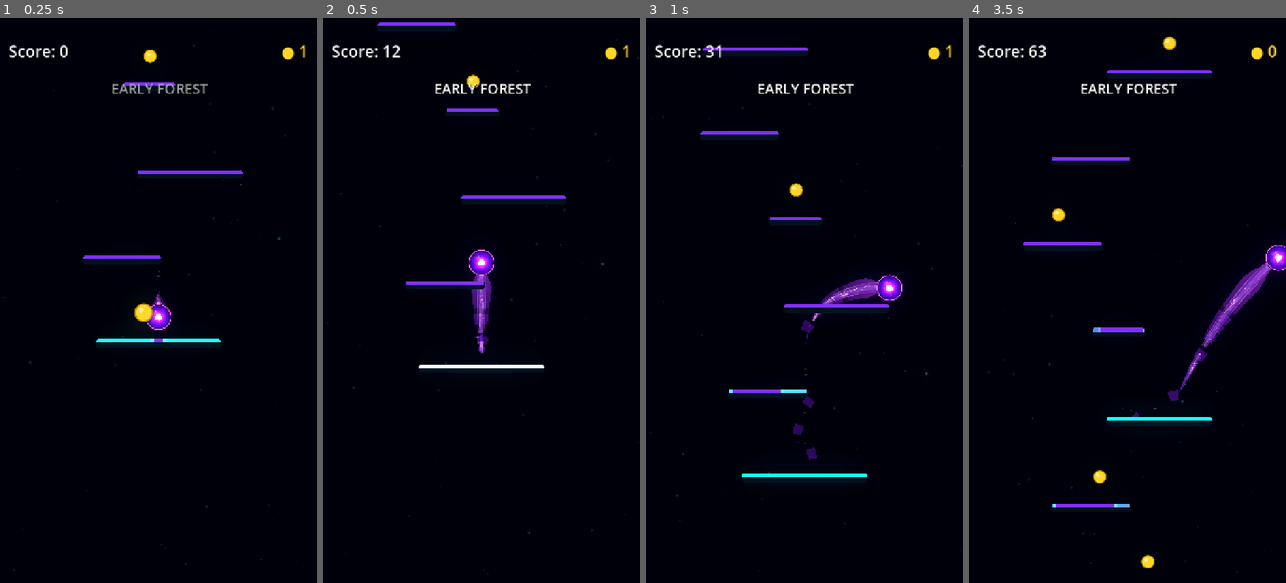
Above: before the commit, frames 1-4 (left to right).
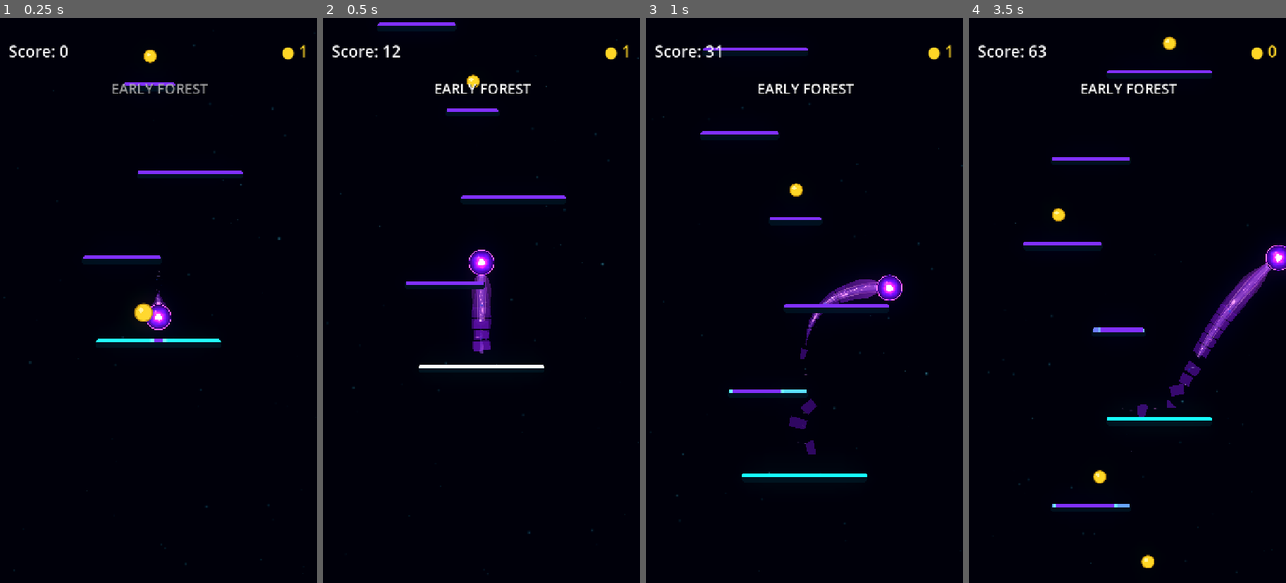
Above: after the commit, the same moments.

Repository: Kryodo/TowerJump
Game: Godot game, scene res://scenes/main.tscn
Same seed, same stepped clock (60 frames per second), same inputs: the game is played once before the commit and once after it.
Inputs (mouse positions are in pixels of both pictures, inside the frame that each line leads up to):
- Up to frame 1 (0.25 s): no input
- Up to frame 2 (0.5 s): no input
- Up to frame 3 (1 s): move the mouse to (874, 272) at 0.52 s; hold Right (ui_right) from 0.53 s (still down); click (874, 272) at 0.67 s
- Up to frame 4 (3.5 s): release Right (ui_right) at 1.25 s; drag from (1064, 328) to (1117, 193) at 1.27 s; click "Nochmal spielen" at 2 s; move the mouse to (1159, 176) at 2.77 s; hold Right (ui_right) from 2.78 s (still down)

Frame 1 is identical in both runs. In frame 2, 0.5% of the frame differs, in the area x 46-54%, y 45-60%; in frame 3, 0.4%; in frame 4, 0.8%, in the area x 51-96%, y 43-71%.

Commit message:
Split comet trail layers across persistent detachment gaps

Diff:
--- a/scenes/ball_trail_energy.gdshader
+++ b/scenes/ball_trail_energy.gdshader
@@ -4,27 +4,8 @@
 uniform float energy_strength : hint_range(0.0, 3.0) = 1.35;
 uniform float filament_strength : hint_range(0.0, 4.0) = 1.7;
 uniform int palette_mode = 0;
-uniform float shedding_amount = 1.0;
-uniform vec2 shed_gap_0 = vec2(-1.0, -1.0);
-uniform vec2 shed_gap_1 = vec2(-1.0, -1.0);
-uniform vec2 shed_gap_2 = vec2(-1.0, -1.0);
-
-float gap_coverage(vec2 interval, float along) {
-	if (interval.x < 0.0 || interval.y <= interval.x) {
-		return 0.0;
-	}
-	float feather = min(0.003, (interval.y - interval.x) * 0.16);
-	return smoothstep(interval.x, interval.x + feather, along)
-		* (1.0 - smoothstep(interval.y - feather, interval.y, along));
-}
-
-float shed_gap_mask(float along) {
-	float gap = max(
-		gap_coverage(shed_gap_0, along),
-		max(gap_coverage(shed_gap_1, along), gap_coverage(shed_gap_2, along))
-	);
-	return 1.0 - gap;
-}
+uniform float trail_progress_start = 0.0;
+uniform float trail_progress_scale = 1.0;
 
 
 // ------------------------------------------------------------
@@ -85,51 +66,10 @@
 }
 
 
-// Match the unified skin's stable shard cells so the energy breaks in the
-// same places as the translucent body instead of shining through its gaps.
-float shedding_pattern(vec2 uv)
-{
-	vec2 p = vec2(uv.x * 10.5, uv.y * 3.0);
-	vec2 base_cell = floor(p);
-	vec2 local_pos = fract(p);
-	float nearest_distance = 10.0;
-	float second_distance = 10.0;
-	vec2 nearest_cell = base_cell;
-
-	for (int y = -1; y <= 1; y++) {
-		for (int x = -1; x <= 1; x++) {
-			vec2 neighbor = vec2(float(x), float(y));
-			vec2 cell_id = base_cell + neighbor;
-			vec2 jitter = vec2(
-				hash21(cell_id + vec2(2.71, 8.13)),
-				hash21(cell_id + vec2(17.23, 4.21))
-			);
-			vec2 site = neighbor + vec2(0.20) + jitter * 0.60;
-			float site_distance = length(local_pos - site);
-			if (site_distance < nearest_distance) {
-				second_distance = nearest_distance;
-				nearest_distance = site_distance;
-				nearest_cell = cell_id;
-			} else if (site_distance < second_distance) {
-				second_distance = site_distance;
-			}
-		}
-	}
-
-	float border_distance = max(second_distance - nearest_distance, 0.0);
-	float shard_interior = smoothstep(0.018, 0.072, border_distance);
-	float shard_kept = 1.0 - smoothstep(
-		0.40,
-		0.70,
-		hash21(nearest_cell + vec2(7.7, 19.3))
-	);
-	return shard_interior * shard_kept;
-}
-
-
 void fragment()
 {
 	vec2 uv = UV;
+	uv.x = clamp(trail_progress_start + uv.x * trail_progress_scale, 0.0, 1.0);
 
 	float time = TIME * flow_speed;
 
@@ -256,9 +196,6 @@
 		0.78 + 0.22 * sin(uv.x * 25.0 - time * 1.7 + sin(uv.x * 8.0 + time * 0.4));
 	float edge_strength = edge_ridge * edge_waver * trail_fade;
 	energy = max(energy, edge_strength * 0.42);
-
-	// Preserve the energy stream except where a matching geometry break exists.
-	energy *= shed_gap_mask(uv.x);
 
 
 	// Palette-matched energy stream: saturated blue or rich violet.
--- a/scenes/trail_aura_shedding.gdshader
+++ b/scenes/trail_aura_shedding.gdshader
@@ -1,76 +1,7 @@
 shader_type canvas_item;
 
-uniform float shedding_amount = 1.0;
-uniform vec2 shed_gap_0 = vec2(-1.0, -1.0);
-uniform vec2 shed_gap_1 = vec2(-1.0, -1.0);
-uniform vec2 shed_gap_2 = vec2(-1.0, -1.0);
-
-float gap_coverage(vec2 interval, float along) {
-	if (interval.x < 0.0 || interval.y <= interval.x) {
-		return 0.0;
-	}
-	float feather = min(0.003, (interval.y - interval.x) * 0.16);
-	return smoothstep(interval.x, interval.x + feather, along)
-		* (1.0 - smoothstep(interval.y - feather, interval.y, along));
+// The aura's persistent gaps are represented by separate Line2D spans in
+// ball_trail.gd. Do not apply a UV mask: each Line2D span starts its UVs over.
+void fragment() {
+	COLOR = COLOR;
 }
-
-float shed_gap_mask(float along) {
-	float gap = max(
-		gap_coverage(shed_gap_0, along),
-		max(gap_coverage(shed_gap_1, along), gap_coverage(shed_gap_2, along))
-	);
-	return 1.0 - gap;
-}
-
-float hash_cell(vec2 p) {
-	return fract(sin(dot(p, vec2(127.1, 311.7))) * 43758.5453123);
-}
-
-// Shared stable fracture pattern: the aura opens at the same irregular cells
-// as the unified skin and energy stream instead of painting over their gaps.
-float shedding_pattern(vec2 uv) {
-	vec2 p = vec2(uv.x * 10.5, uv.y * 3.0);
-	vec2 base_cell = floor(p);
-	vec2 local_pos = fract(p);
-	float nearest_distance = 10.0;
-	float second_distance = 10.0;
-	vec2 nearest_cell = base_cell;
-
-	for (int y = -1; y <= 1; y++) {
-		for (int x = -1; x <= 1; x++) {
-			vec2 neighbor = vec2(float(x), float(y));
-			vec2 cell_id = base_cell + neighbor;
-			vec2 jitter = vec2(
-				hash_cell(cell_id + vec2(2.71, 8.13)),
-				hash_cell(cell_id + vec2(17.23, 4.21))
-			);
-			vec2 site = neighbor + vec2(0.20) + jitter * 0.60;
-			float site_distance = length(local_pos - site);
-			if (site_distance < nearest_distance) {
-				second_distance = nearest_distance;
-				nearest_distance = site_distance;
-				nearest_cell = cell_id;
-			} else if (site_distance < second_distance) {
-				second_distance = site_distance;
-			}
-		}
-	}
-
-	float border_distance = max(second_distance - nearest_distance, 0.0);
-	float shard_interior = smoothstep(0.018, 0.072, border_distance);
-	float shard_kept = 1.0 - smoothstep(
-		0.40,
-		0.70,
-		hash_cell(nearest_cell + vec2(7.7, 19.3))
-	);
-	return shard_interior * shard_kept;
-}
-
-void fragment() {
-	vec4 aura_color = COLOR;
-	float along = clamp(UV.x, 0.0, 1.0);
-	float source_gap_mask = shed_gap_mask(along);
-	// No decorative crack mask: the aura opens only where a real source piece
-	// has detached, keeping the empty space legible across all trail layers.
-	COLOR = vec4(aura_color.rgb, aura_color.a * source_gap_mask);
-}
--- a/scripts/ball_trail.gd
+++ b/scripts/ball_trail.gd
@@ -48,6 +48,18 @@
 var _shed_piece_material: ShaderMaterial
 var _detached_piece_material: ShaderMaterial
 
+const SPLIT_LINE_PROFILE_STEPS: int = 16
+var _energy_line_slots: Array[Line2D] = []
+var _aura_line_slots: Array[Line2D] = []
+var _energy_base_gradient: Gradient
+var _aura_base_gradient: Gradient
+var _energy_base_width_curve: Curve
+var _aura_base_width_curve: Curve
+var _energy_profile_gradients: Array[Gradient] = []
+var _aura_profile_gradients: Array[Gradient] = []
+var _energy_profile_curves: Array[Curve] = []
+var _aura_profile_curves: Array[Curve] = []
+
 
 func _ready() -> void:
 	z_index = -1
@@ -65,6 +77,7 @@
 			_particle_emitters.append(emitter)
 
 	_apply_visual_palette()
+	_initialize_split_line_pools()
 	_initialize_shed_geometry_pieces()
 	_update_trail_lines()
 	_update_rim_breath()
@@ -270,8 +283,7 @@
 
 func _update_trail_lines() -> void:
 	if _points.size() < 2:
-		_energy_line.clear_points()
-		_trail_aura.clear_points()
+		_clear_shed_line_spans()
 		if _unified_shape != null:
 			_unified_shape.polygon = PackedVector2Array()
 			_unified_shape.uv = PackedVector2Array()
@@ -280,22 +292,248 @@
 			_unified_contour.clear_points()
 		return
 
-	_energy_line.clear_points()
-	_trail_aura.clear_points()
-
-	# Rebuild the stream every frame with a tiny animated lateral drift.
-	# This keeps the energy alive at the jump apex even when the ball itself
-	# has almost no velocity and no new trail samples are being collected.
-	# Keep the inner energy line's recessed head, but give the translucent aura
-	# the same centreline as the unified skin and contour so their outer edges
-	# stay aligned through the narrow neck directly below the orb.
-	for i in range(_points.size()):
-		var point: Vector2 = _get_animated_trail_point(i)
-		_energy_line.add_point(_energy_line.to_local(point))
-		var aura_point: Vector2 = _get_animated_trail_point(i, false)
-		_trail_aura.add_point(_trail_aura.to_local(aura_point))
-
+	_rebuild_shed_line_spans()
 	_update_unified_comet_shape()
+
+
+func _initialize_split_line_pools() -> void:
+	_energy_base_gradient = _energy_line.gradient
+	_aura_base_gradient = _trail_aura.gradient
+	_energy_base_width_curve = _energy_line.width_curve
+	_aura_base_width_curve = _trail_aura.width_curve
+
+	_energy_line_slots.append(_energy_line)
+	_aura_line_slots.append(_trail_aura)
+	_energy_profile_gradients.append(_make_profile_gradient(_energy_base_gradient))
+	_aura_profile_gradients.append(_make_profile_gradient(_aura_base_gradient))
+	_energy_profile_curves.append(_make_profile_curve(_energy_base_width_curve))
+	_aura_profile_curves.append(_make_profile_curve(_aura_base_width_curve))
+
+	for slot_index in range(1, MAX_ACTIVE_SHED_BREAKS + 1):
+		var energy_span := _energy_line.duplicate() as Line2D
+		energy_span.name = "EnergyLineSplit_%02d" % slot_index
+		energy_span.clear_points()
+		var source_energy_material := _energy_line.material as ShaderMaterial
+		if source_energy_material != null:
+			energy_span.material = source_energy_material.duplicate() as ShaderMaterial
+		var energy_profile_gradient: Gradient = _make_profile_gradient(_energy_base_gradient)
+		var energy_profile_curve: Curve = _make_profile_curve(_energy_base_width_curve)
+		if energy_profile_gradient != null:
+			energy_span.gradient = energy_profile_gradient
+		if energy_profile_curve != null:
+			energy_span.width_curve = energy_profile_curve
+		add_child(energy_span)
+		_energy_line_slots.append(energy_span)
+		_energy_profile_gradients.append(energy_profile_gradient)
+		_energy_profile_curves.append(energy_profile_curve)
+
+		var aura_span := _trail_aura.duplicate() as Line2D
+		aura_span.name = "TrailAuraSplit_%02d" % slot_index
+		aura_span.clear_points()
+		var source_aura_material := _trail_aura.material as ShaderMaterial
+		if source_aura_material != null:
+			aura_span.material = source_aura_material.duplicate() as ShaderMaterial
+		var aura_profile_gradient: Gradient = _make_profile_gradient(_aura_base_gradient)
+		var aura_profile_curve: Curve = _make_profile_curve(_aura_base_width_curve)
+		if aura_profile_gradient != null:
+			aura_span.gradient = aura_profile_gradient
+		if aura_profile_curve != null:
+			aura_span.width_curve = aura_profile_curve
+		add_child(aura_span)
+		_aura_line_slots.append(aura_span)
+		_aura_profile_gradients.append(aura_profile_gradient)
+		_aura_profile_curves.append(aura_profile_curve)
+
+
+func _make_profile_gradient(source_gradient: Gradient) -> Gradient:
+	if source_gradient == null:
+		return null
+
+	var profile := Gradient.new()
+	profile.set_color(0, source_gradient.sample(0.0))
+	profile.set_color(1, source_gradient.sample(1.0))
+	for point_index in range(1, SPLIT_LINE_PROFILE_STEPS):
+		var t: float = float(point_index) / float(SPLIT_LINE_PROFILE_STEPS)
+		profile.add_point(t, source_gradient.sample(t))
+	return profile
+
+
+func _make_profile_curve(source_curve: Curve) -> Curve:
+	if source_curve == null:
+		return null
+
+	var profile := Curve.new()
+	profile.clear_points()
+	profile.min_value = source_curve.min_value
+	profile.max_value = source_curve.max_value
+	profile.bake_resolution = source_curve.bake_resolution
+	for point_index in range(SPLIT_LINE_PROFILE_STEPS + 1):
+		var t: float = float(point_index) / float(SPLIT_LINE_PROFILE_STEPS)
+		profile.add_point(Vector2(t, source_curve.sample_baked(t)))
+	return profile
+
+
+func _rebuild_shed_line_spans() -> void:
+	var energy_points: Array[Vector2] = []
+	var aura_points: Array[Vector2] = []
+	var energy_distances: Array[float] = [0.0]
+	var aura_distances: Array[float] = [0.0]
+	for point_index in range(_points.size()):
+		energy_points.append(_get_animated_trail_point(point_index, true))
+		aura_points.append(_get_animated_trail_point(point_index, false))
+		if point_index > 0:
+			energy_distances.append(
+				energy_distances[point_index - 1]
+				+ energy_points[point_index - 1].distance_to(energy_points[point_index])
+			)
+			aura_distances.append(
+				aura_distances[point_index - 1]
+				+ aura_points[point_index - 1].distance_to(aura_points[point_index])
+			)
+
+	var spans: Array[Vector2i] = _get_live_shed_line_spans()
+	var energy_total: float = energy_distances[energy_distances.size() - 1]
+	var aura_total: float = aura_distances[aura_distances.size() - 1]
+	var has_gaps: bool = true
+	if spans.size() == 1:
+		var only_span: Vector2i = spans[0]
+		has_gaps = only_span.x != 0 or only_span.y != _points.size() - 1
+
+	for slot_index in range(_energy_line_slots.size()):
+		var energy_line: Line2D = _energy_line_slots[slot_index]
+		var aura_line: Line2D = _aura_line_slots[slot_index]
+		energy_line.clear_points()
+		aura_line.clear_points()
+		if slot_index >= spans.size():
+			continue
+
+		var span: Vector2i = spans[slot_index]
+		if span.y - span.x < 1:
+			continue
+		for point_index in range(span.x, span.y + 1):
+			energy_line.add_point(energy_line.to_local(energy_points[point_index]))
+			aura_line.add_point(aura_line.to_local(aura_points[point_index]))
+
+		var energy_start_progress: float = 0.0
+		var energy_end_progress: float = 1.0
+		if energy_total > 0.001:
+			energy_start_progress = energy_distances[span.x] / energy_total
+			energy_end_progress = energy_distances[span.y] / energy_total
+		var aura_start_progress: float = 0.0
+		var aura_end_progress: float = 1.0
+		if aura_total > 0.001:
+			aura_start_progress = aura_distances[span.x] / aura_total
+			aura_end_progress = aura_distances[span.y] / aura_total
+
+		_apply_line_profile(
+			energy_line, _energy_base_gradient, _energy_base_width_curve,
+			_energy_profile_gradients[slot_index], _energy_profile_curves[slot_index],
+			energy_start_progress, energy_end_progress, has_gaps
+		)
+		_apply_line_profile(
+			aura_line, _aura_base_gradient, _aura_base_width_curve,
+			_aura_profile_gradients[slot_index], _aura_profile_curves[slot_index],
+			aura_start_progress, aura_end_progress, has_gaps
+		)
+		var energy_material := energy_line.material as ShaderMaterial
+		if energy_material != null:
+			energy_material.set_shader_parameter("trail_progress_start", energy_start_progress)
+			energy_material.set_shader_parameter(
+				"trail_progress_scale",
+				maxf(energy_end_progress - energy_start_progress, 0.0001)
+			)
+
+
+func _apply_line_profile(
+	line: Line2D,
+	source_gradient: Gradient,
+	source_curve: Curve,
+	profile_gradient: Gradient,
+	profile_curve: Curve,
+	start_progress: float,
+	end_progress: float,
+	profile_is_split: bool
+) -> void:
+	if not profile_is_split:
+		line.gradient = source_gradient
+		line.width_curve = source_curve
+		return
+
+	if source_gradient != null and profile_gradient != null:
+		for point_index in range(profile_gradient.get_point_count()):
+			var local_progress: float = profile_gradient.get_offset(point_index)
+			profile_gradient.set_color(
+				point_index,
+				source_gradient.sample(lerpf(start_progress, end_progress, local_progress))
+			)
+		line.gradient = profile_gradient
+	elif source_gradient == null:
+		line.gradient = null
+
+	if source_curve != null and profile_curve != null:
+		for point_index in range(profile_curve.get_point_count()):
+			var local_progress: float = profile_curve.get_point_position(point_index).x
+			profile_curve.set_point_value(
+				point_index,
+				source_curve.sample_baked(lerpf(start_progress, end_progress, local_progress))
+			)
+		line.width_curve = profile_curve
+	elif source_curve == null:
+		line.width_curve = null
+
+
+func _get_live_shed_line_spans() -> Array[Vector2i]:
+	var cut_ranges: Array[Vector2i] = []
+	if shedding_enabled:
+		for event in _shed_break_events:
+			var start_index: int = _point_ids.find(int(event["start_id"]))
+			var end_index: int = _point_ids.find(int(event["end_id"]))
+			if start_index < 0 and end_index < 0:
+				continue
+
+			var cut_start: int
+			var cut_end: int
+			if start_index >= 0 and end_index >= 0:
+				cut_start = mini(start_index, end_index)
+				cut_end = maxi(start_index, end_index)
+			elif start_index >= 0:
+				cut_start = start_index
+				cut_end = _points.size() - 1
+			else:
+				cut_start = 0
+				cut_end = end_index
+			cut_ranges.append(Vector2i(cut_start, cut_end))
+
+	cut_ranges.sort_custom(func(a: Vector2i, b: Vector2i) -> bool: return a.x < b.x)
+	var merged_ranges: Array[Vector2i] = []
+	for cut_range in cut_ranges:
+		if merged_ranges.is_empty():
+			merged_ranges.append(cut_range)
+			continue
+		var previous: Vector2i = merged_ranges[merged_ranges.size() - 1]
+		if cut_range.x <= previous.y + 1:
+			merged_ranges[merged_ranges.size() - 1] = Vector2i(
+				previous.x, maxi(previous.y, cut_range.y)
+			)
+		else:
+			merged_ranges.append(cut_range)
+
+	var spans: Array[Vector2i] = []
+	var next_start: int = 0
+	for cut_range in merged_ranges:
+		if cut_range.x - next_start >= 2:
+			spans.append(Vector2i(next_start, cut_range.x - 1))
+		next_start = maxi(next_start, cut_range.y + 1)
+	if _points.size() - next_start >= 2:
+		spans.append(Vector2i(next_start, _points.size() - 1))
+	return spans
+
+
+func _clear_shed_line_spans() -> void:
+	for line in _energy_line_slots:
+		line.clear_points()
+	for line in _aura_line_slots:
+		line.clear_points()
 
 
 func _get_animated_trail_point(index: int, apply_head_offset: bool = true) -> Vector2:
@@ -565,9 +803,19 @@
 
 	var start_id: int = int(selected["start_id"])
 	var end_id: int = int(selected["end_id"])
+	var start_anchor_index: int = _point_ids.find(start_id)
+	var end_anchor_index: int = _point_ids.find(end_id)
+	var start_offset: float = 0.0
+	var end_offset: float = 0.0
+	if start_anchor_index >= 0:
+		start_offset = float(selected["start_distance"]) - cumulative_distances[start_anchor_index]
+	if end_anchor_index >= 0:
+		end_offset = float(selected["end_distance"]) - cumulative_distances[end_anchor_index]
 	_shed_break_events.append({
 		"start_id": start_id,
-		"end_id": end_id
+		"end_id": end_id,
+		"start_offset": start_offset,
+		"end_offset": end_offset
 	})
 
 	# Remove this very section immediately. Its anchor IDs keep the matching
@@ -601,6 +849,7 @@
 	_shed_sequence += 1
 	_shed_spawn_clock = 0.0
 	_sync_shed_gap_materials(cumulative_distances, total_distance)
+	_rebuild_shed_line_spans()
 
 
 func _update_detached_shed_fragments(delta: float) -> void:
@@ -802,8 +1051,7 @@
 
 	# The connected head transitions into a nearly continuous segmented tail.
 	# Only an event-locked source interval creates a pronounced missing chunk.
-	var cursor: float = total_distance * SHED_CONNECTED_END_PROGRESS
-	cursor += clampf(total_distance * 0.04, 5.0, 11.0)
+	var cursor: float = maxf(total_distance * SHED_CONNECTED_END_PROGRESS - 3.5, 0.0)
 	var tail_limit: float = total_distance * 0.985
 	var slot_index: int = 0
 	while cursor < tail_limit and slot_index < _shed_geometry_pieces.size():
@@ -898,15 +1146,19 @@
 		var event_start: float = 0.0
 		var event_end: float = total_distance
 		if start_index >= 0 and end_index >= 0:
-			event_start = cumulative_distances[mini(start_index, end_index)]
-			event_end = cumulative_distances[maxi(start_index, end_index)]
+			var anchored_start: float = cumulative_distances[start_index] + float(event.get("start_offset", 0.0))
+			var anchored_end: float = cumulative_distances[end_index] + float(event.get("end_offset", 0.0))
+			event_start = minf(anchored_start, anchored_end)
+			event_end = maxf(anchored_start, anchored_end)
 		elif start_index >= 0:
-			event_start = cumulative_distances[start_index]
+			event_start = cumulative_distances[start_index] + float(event.get("start_offset", 0.0))
 		elif end_index >= 0:
-			event_end = cumulative_distances[end_index]
-
-		# If one boundary has aged out, extend only that side to the trail end.
-		# This keeps the remaining material absent until its samples age away.
+			event_end = cumulative_distances[end_index] + float(event.get("end_offset", 0.0))
+
+		event_start = clampf(event_start, 0.0, total_distance)
+		event_end = clampf(event_end, 0.0, total_distance)
+		# If one boundary ages out, extend only that side to the trail end.
+		# The surviving anchor and local offset keep the missing interval stable.
 		if event_start < interval_end - 0.8 and event_end > interval_start + 0.8:
 			return true
 	return false
@@ -932,38 +1184,31 @@
 			var start_distance: float = 0.0
 			var end_distance: float = total_distance
 			if start_index >= 0 and end_index >= 0:
-				start_distance = cumulative_distances[mini(start_index, end_index)]
-				end_distance = cumulative_distances[maxi(start_index, end_index)]
+				var anchored_start: float = cumulative_distances[start_index] + float(event.get("start_offset", 0.0))
+				var anchored_end: float = cumulative_distances[end_index] + float(event.get("end_offset", 0.0))
+				start_distance = minf(anchored_start, anchored_end)
+				end_distance = maxf(anchored_start, anchored_end)
 			elif start_index >= 0:
-				start_distance = cumulative_distances[start_index]
+				start_distance = cumulative_distances[start_index] + float(event.get("start_offset", 0.0))
 			elif end_index >= 0:
-				end_distance = cumulative_distances[end_index]
-
+				end_distance = cumulative_distances[end_index] + float(event.get("end_offset", 0.0))
+
+			start_distance = clampf(start_distance, 0.0, total_distance)
+			end_distance = clampf(end_distance, 0.0, total_distance)
 			if end_distance - start_distance > 0.01:
 				intervals[event_index] = Vector2(
 					start_distance / total_distance,
 					end_distance / total_distance
 				)
 
-	var materials: Array[ShaderMaterial] = []
 	var unified_material: ShaderMaterial = null
-	var energy_material: ShaderMaterial = null
-	var aura_material: ShaderMaterial = null
 	if _unified_shape != null:
 		unified_material = _unified_shape.material as ShaderMaterial
-	if _energy_line != null:
-		energy_material = _energy_line.material as ShaderMaterial
-	if _trail_aura != null:
-		aura_material = _trail_aura.material as ShaderMaterial
-
-	for material in [unified_material, energy_material, aura_material, _shed_piece_material]:
-		if material != null and not materials.has(material):
-			materials.append(material)
-
-	for material in materials:
-		material.set_shader_parameter("shed_gap_0", intervals[0])
-		material.set_shader_parameter("shed_gap_1", intervals[1])
-		material.set_shader_parameter("shed_gap_2", intervals[2])
+	for material in [unified_material, _shed_piece_material]:
+		if material != null:
+			material.set_shader_parameter("shed_gap_0", intervals[0])
+			material.set_shader_parameter("shed_gap_1", intervals[1])
+			material.set_shader_parameter("shed_gap_2", intervals[2])
 
 
 func _update_particle_emitters(
@@ -1041,7 +1286,6 @@
 	if energy_material != null:
 		energy_material = energy_material.duplicate() as ShaderMaterial
 		energy_material.set_shader_parameter("palette_mode", visual_palette)
-		energy_material.set_shader_parameter("shedding_amount", 1.0 if shedding_enabled else 0.0)
 		_energy_line.material = energy_material
 
 	_set_line_gradient(_energy_line, energy_head, energy_tail)
@@ -1050,7 +1294,6 @@
 	var aura_material := _trail_aura.material as ShaderMaterial
 	if aura_material != null:
 		aura_material = aura_material.duplicate() as ShaderMaterial
-		aura_material.set_shader_parameter("shedding_amount", 1.0 if shedding_enabled else 0.0)
 		_trail_aura.material = aura_material
 
 	# All filaments share the contour hue; each strand's own gradient retains
